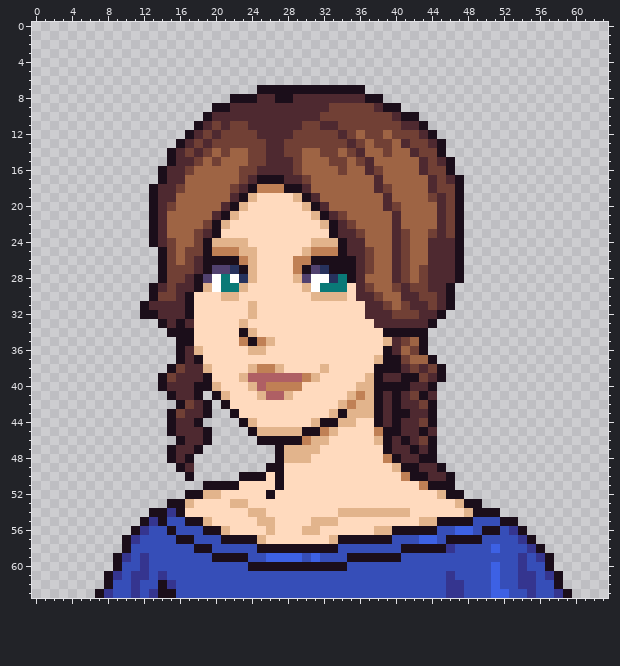
Pixel-art sprite, stored at graphics/field_mugshots/people/lauren/happy.png. The picture above was drawn from the file before the commit.
The file is 64x64 pixels.
Now the later version:
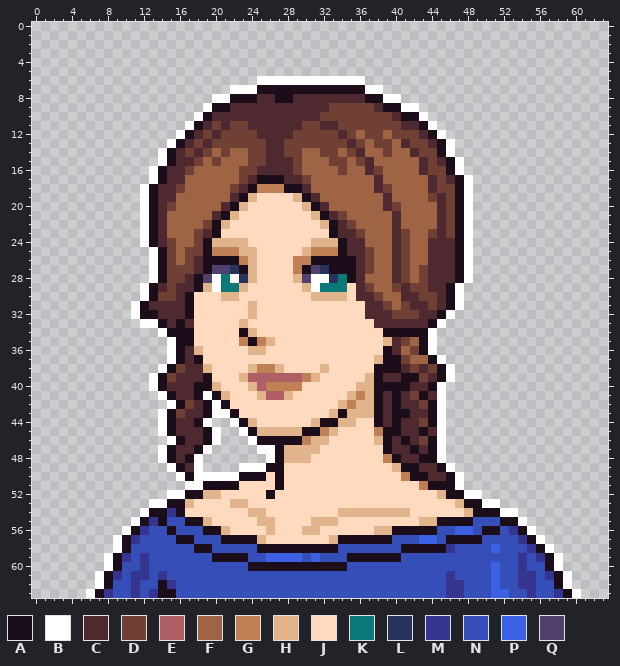
Palette (. is transparent): A #1b0e1a  B #ffffff  C #4e2930  D #714035  E #af5f64  F #9e6444  G #c08055  H #e2b48c  J #ffdabe  K #0a7977  L #27325d  M #35358f  N #364eb8  P #3d61e4  Q #51416f
Changes in this commit:
The author put colour B in row 6 at x 25 to 36; in row 7 at x 22 to 24 and 37 to 38; in row 8 at x 20 to 21 and 39 to 40; in row 9 at x 19 and 41 to 42; in row 10 at x 18 and 43; in row 11 at x 17 and 44.
The author put colour B in row 12 at x 16 and 45; in row 13 at x 15 and 46; in row 14 at x 14 and 46; in row 15 at x 14 and 47; in row 16 at x 13 and 47; in row 17 at x 13 and 48.
The author put colour B in rows 18 to 24 at x 12 and 48; in rows 25 to 28 at x 13 and 48; in rows 29 to 30 at x 12 and 47; in row 31 at x 11 and 47; in row 32 at x 11 and 46; in row 33 at x 12 to 13 and 45.
The author put colour B in row 34 at x 14 and 44; in rows 35 to 36 at x 15 and 44; in row 37 at x 15 and 45; in row 38 at x 14 and 46; in row 39 at x 13 and 46; in row 40 at x 13 and 45.
The author put colour B in row 41 at x 14, 19 and 45; in row 42 at x 15, 20 and 45; in row 43 at x 14, 20 to 21 and 45; in row 44 at x 14, 19, 22 and 45; in row 45 at x 14, 20, 23 and 45; in row 46 at x 15, 20, 24 and 45.
The author put colour B in row 47 at x 14, 19, 25 to 26 and 45; in row 48 at x 14, 18, 26 and 45; in row 49 at x 15, 18, 23 to 25 and 46; in row 50 at x 16, 18 to 22 and 47; in row 51 at x 17 to 18 and 47; in row 52 at x 15 to 16 and 48 to 49.
The author put colour B in row 53 at x 13 to 14 and 50 to 51; in row 54 at x 12 and 52 to 53; in row 55 at x 11 and 54; in row 56 at x 10 and 55; in row 57 at x 9 and 56; in row 58 at x 9 and 57.
The author put colour B in rows 59 to 60 at x 8 and 58; in rows 61 to 62 at x 7 and 59; in row 63 at x 6 and 60.
